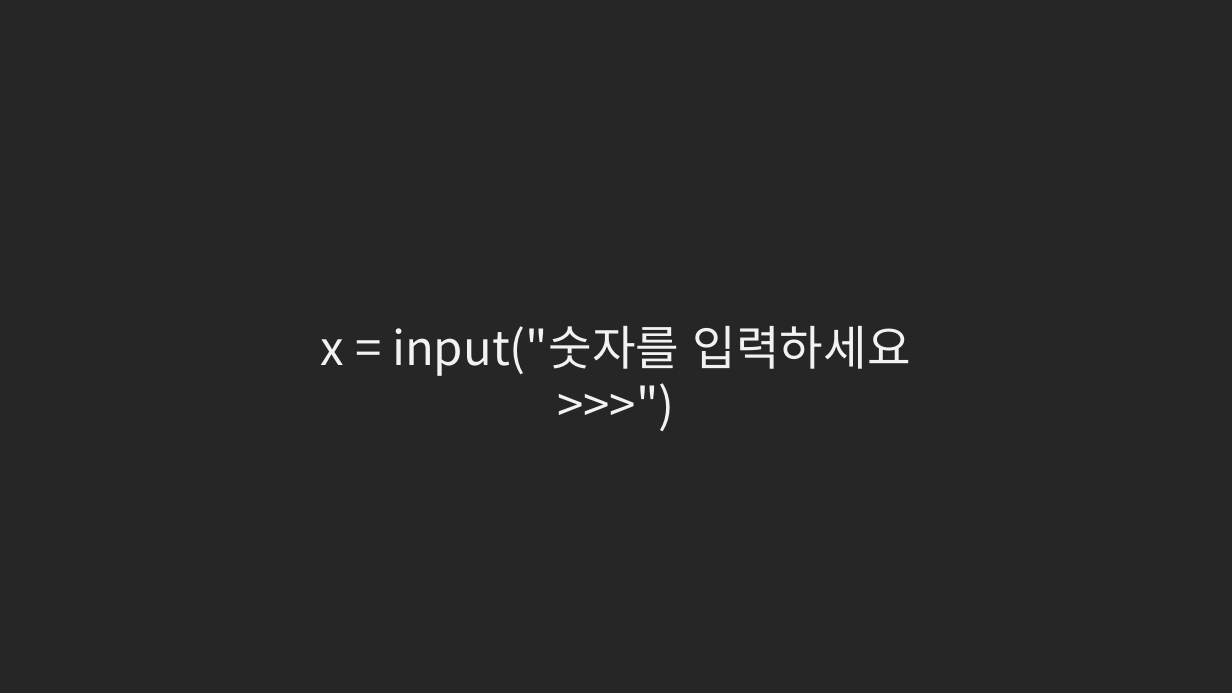
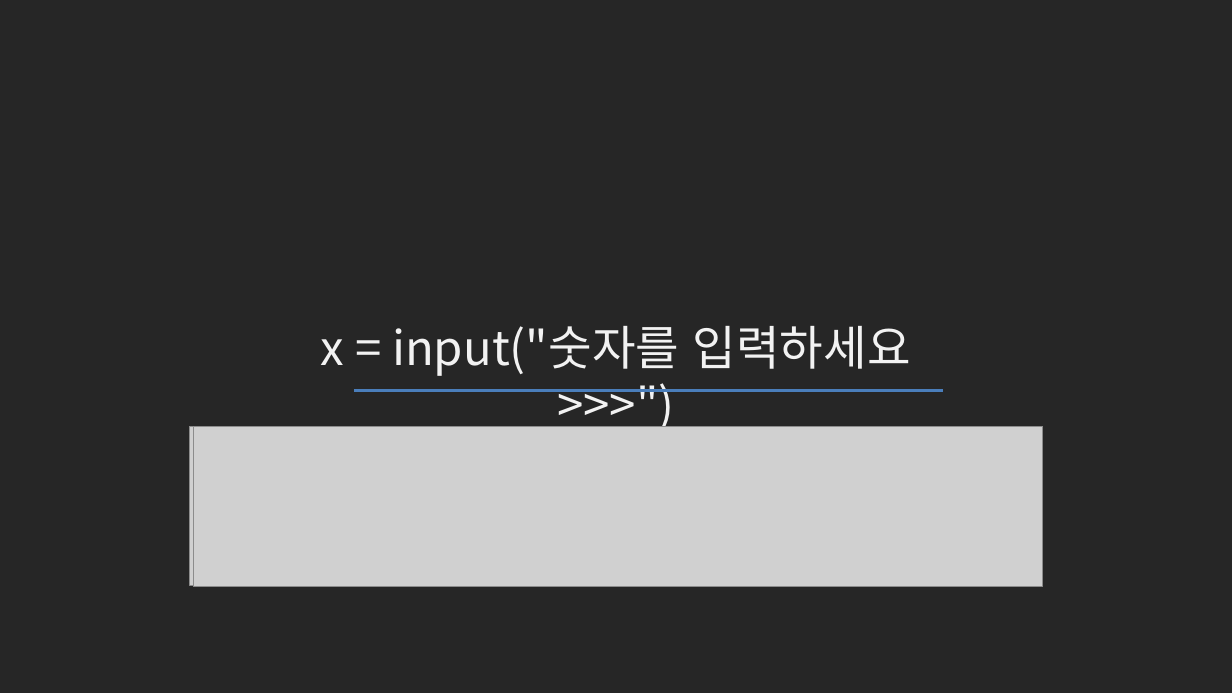
Before and after one commit to kwonkijun/python, a slide deck: slide 7 of 파이썬기초(PPT)/NEW_2021버전/파이썬 기초 5강_입력과 형변환.pptx (slide 4 before the commit). Drawn at 1232x693 pixels with LibreOffice and Linux fonts; fonts in the diff are those of the drawing; grey boxes stand for pictures. Boxes give left, top, right and bottom in pixels: in the first picture for what was removed or moved away, otherwise in the second. Text is boxed around its words. In the diff, an @@ line names an element or a change of style, - is before the commit and + after.

```diff
--- a/파이썬기초(PPT)/NEW_2021버전/파이썬 기초 5강_입력과 형변환.pptx
+++ b/파이썬기초(PPT)/NEW_2021버전/파이썬 기초 5강_입력과 형변환.pptx
@@ line added from (354, 390) to (944, 390), #4B7EBC 2.25 pt @@
@@ picture added at <box>189,427,1043,586</box> @@
@@ picture added at <box>193,427,1043,587</box> @@
```
Also in this commit, not shown: 1 other slide changed, 4 slides added, 13 other files.
